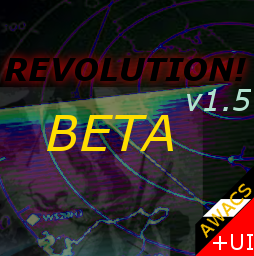
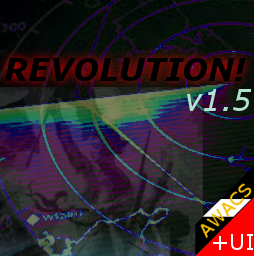
The second 254 x 256 image is a revision of the first. Changes to its layers:
hid "BETA" over bbox(47, 115, 173, 151)